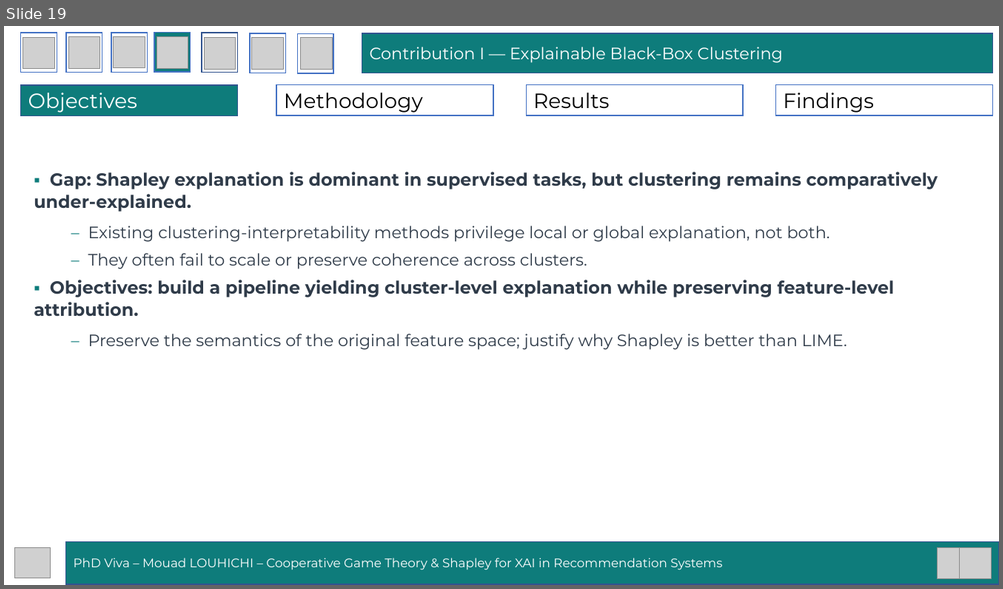
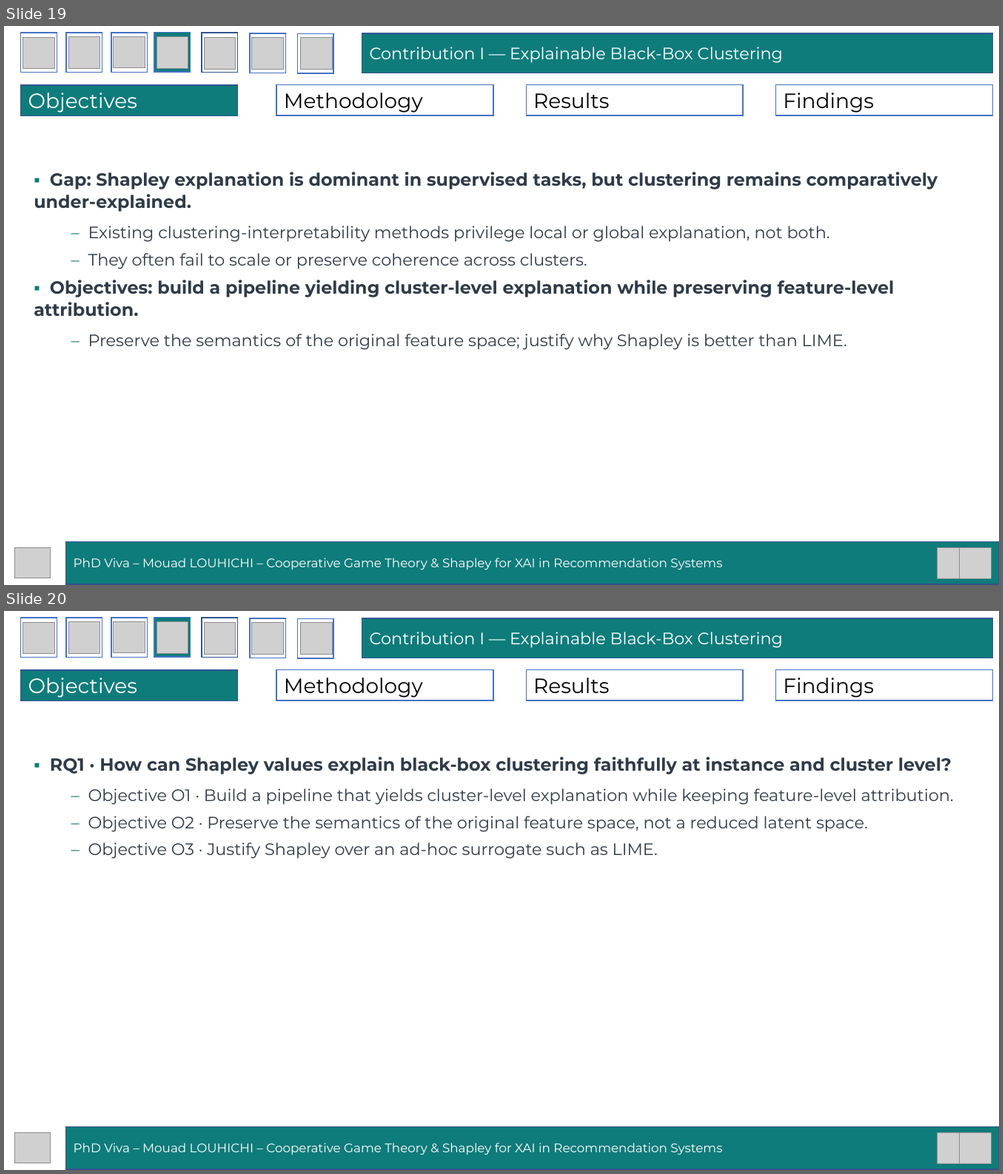
Before and after one commit to mouadlouhichi/phd-prep, a slide deck: viva/MOUAD_LOUHICHI_VIVA_40min.pptx. Shown one above the other, each under a label of ours: slide 19 before the commit, slides 19 and 20 after it. The pictures are 1003x589 and 1003x1174 pixels, drawn with LibreOffice and Linux fonts; fonts in the diff are those of the drawing; grey boxes stand for pictures. Boxes give left, top, right and bottom in pixels: in the first picture for what was removed or moved away, otherwise in the second. Text is boxed around its words. In the diff, an @@ line names an element or a change of style, - is before the commit and + after.

```diff
--- a/viva/MOUAD_LOUHICHI_VIVA_40min.pptx
+++ b/viva/MOUAD_LOUHICHI_VIVA_40min.pptx
@@ slide 20 added at (x1=4, y1=611, x2=999, y2=1170), background #FFFFFF @@
@@ rectangle added at (x1=21, y1=618, x2=57, y2=658), fill #FFFFFF, outline #4472C4 1 pt @@
@@ picture added at (x1=23, y1=622, x2=55, y2=653) @@
@@ rectangle added at (x1=66, y1=618, x2=102, y2=658), fill #FFFFFF, outline #4472C4 1 pt @@
@@ picture added at (x1=69, y1=622, x2=100, y2=653) @@
@@ rectangle added at (x1=111, y1=618, x2=148, y2=658), fill #FFFFFF, outline #4472C4 1 pt @@
@@ picture added at (x1=114, y1=621, x2=145, y2=652) @@
@@ rectangle added at (x1=154, y1=617, x2=190, y2=657), fill #0E7C7B, outline #4472C4 1 pt @@
@@ picture added at (x1=156, y1=622, x2=188, y2=653) @@
@@ rectangle added at (x1=202, y1=618, x2=238, y2=658), fill #FFFFFF, outline #325491 1 pt @@
@@ picture added at (x1=204, y1=622, x2=236, y2=653) @@
@@ rectangle added at (x1=250, y1=618, x2=285, y2=658), fill #FFFFFF, outline #4472C4 1 pt @@
@@ picture added at (x1=252, y1=622, x2=283, y2=653) @@
@@ rectangle added at (x1=297, y1=619, x2=333, y2=659), fill #FFFFFF, outline #4472C4 1 pt @@
@@ picture added at (x1=300, y1=622, x2=332, y2=653) @@
@@ rectangle added at (x1=362, y1=618, x2=993, y2=658), fill #0E7C7B, outline #325491 1 pt, 16 pt, text #FFFFFF @@
+Contribution I — Explainable Black-Box Clustering
@@ rectangle added at (x1=21, y1=671, x2=239, y2=701), fill #0E7C7B, outline #325491 1 pt, 20 pt, text #FFFFFF @@
+Objectives
@@ rectangle added at (x1=276, y1=670, x2=493, y2=701), fill #FFFFFF, outline #4472C4 1 pt, 20 pt, text #000000 @@
+Methodology
@@ rectangle added at (x1=526, y1=670, x2=743, y2=701), fill #FFFFFF, outline #4472C4 1 pt, 20 pt, text #000000 @@
+Results
@@ rectangle added at (x1=776, y1=670, x2=993, y2=701), fill #FFFFFF, outline #4472C4 1 pt, 20 pt, text #000000 @@
+Findings
@@ text added at (x1=50, y1=757, x2=953, y2=859), 16 pt, text #2F3B49 @@
+▪ RQ1 · How can Shapley values explain black-box clustering faithfully at instance and cluster level?
+  – Objective O1 · Build a pipeline that yields cluster-level explanation while keeping feature-level attribution.
+  – Objective O2 · Preserve the semantics of the original feature space, not a reduced latent space.
+  – Objective O3 · Justify Shapley over an ad-hoc surrogate such as LIME.
@@ picture added at (x1=14, y1=1133, x2=51, y2=1164) @@
@@ rectangle added at (x1=66, y1=1128, x2=999, y2=1170), fill #0E7C7B, outline #325491 1 pt, 12 pt, text #FFFFFF @@
+PhD Viva – Mouad LOUHICHI – Cooperative Game Theory & Shapley for XAI in Recommendation Systems
@@ picture added at (x1=936, y1=1133, x2=968, y2=1165) @@
@@ picture added at (x1=960, y1=1133, x2=991, y2=1165) @@
```
Also in this commit, not shown: 3 slides changed, 11 other slides added, 1 other file.
